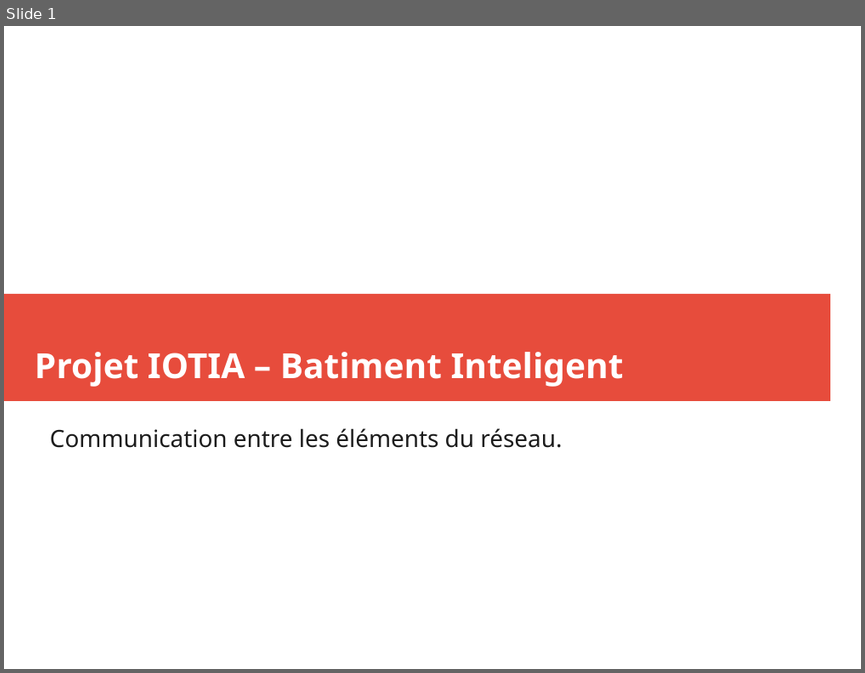
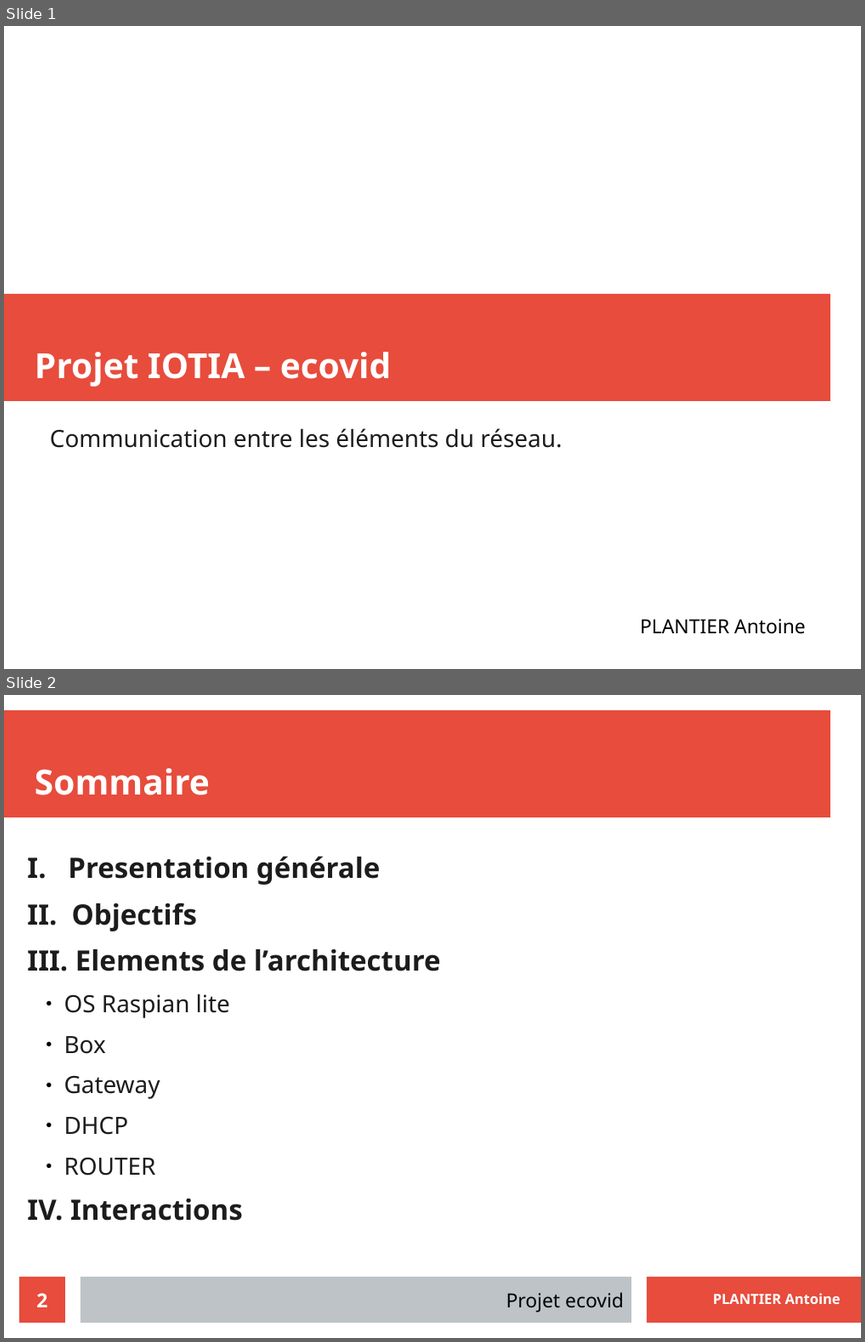
Before and after one commit to LENSAlex/ProjetIotia, a slide deck: config-raspbery/doc/Presentation_Network.odp. Shown one above the other, each under a label of ours: slide 1 before the commit, slides 1 and 2 after it. The pictures are 865x673 and 865x1342 pixels, drawn with LibreOffice and Linux fonts; fonts in the diff are those of the drawing; background and template pictures are left out. Boxes give left, top, right and bottom in pixels: in the first picture for what was removed or moved away, otherwise in the second. Text is boxed around its words. In the diff, an @@ line names an element or a change of style, - is before the commit and + after.

```diff
--- a/config-raspbery/doc/Presentation_Network.odp
+++ b/config-raspbery/doc/Presentation_Network.odp
@@ slide 2 added at [4, 695, 861, 1338], background #FFFFFF @@
@@ rectangle added at [4, 710, 830, 818], fill #E74C3C @@
@@ title added at [35, 768, 210, 795], 32 pt, text #FFFFFF, bold @@
+Sommaire
@@ text added at [27, 856, 441, 1220], 26 pt, text #1C1C1C, bold @@
+I. Presentation générale
+II. Objectifs
+III. Elements de l’architecture
+  ● OS Raspian lite
+  ● Box
+  ● Gateway
+  ● DHCP
+  ● ROUTER
+IV. Interactions
@@ page number added at [19, 1276, 65, 1322], fill #E74C3C, 18 pt, text #FFFFFF, bold @@
+2
@@ rectangle added at [80, 1276, 631, 1322], fill #BDC3C7 @@
@@ rectangle added at [647, 1276, 861, 1322], fill #E74C3C @@
@@ text added at [506, 1292, 624, 1312], 18 pt, text #000000 @@
+Projet ecovid
@@ text added at [713, 1293, 840, 1304], 13 pt, text #FFFFFF, bold @@
+PLANTIER Antoine
@@ slide 1 changed as well @@
@@ title at [35, 352, 392, 386]: text changed @@
-Projet IOTIA – Batiment Inteligent
+Projet IOTIA – ecovid
@@ text added at [640, 618, 806, 634], 18 pt, text #000000 @@
+PLANTIER Antoine
```
Also in this commit, not shown: 4 other slides changed, 9 other slides added, 2 slides removed, 5 other files.
